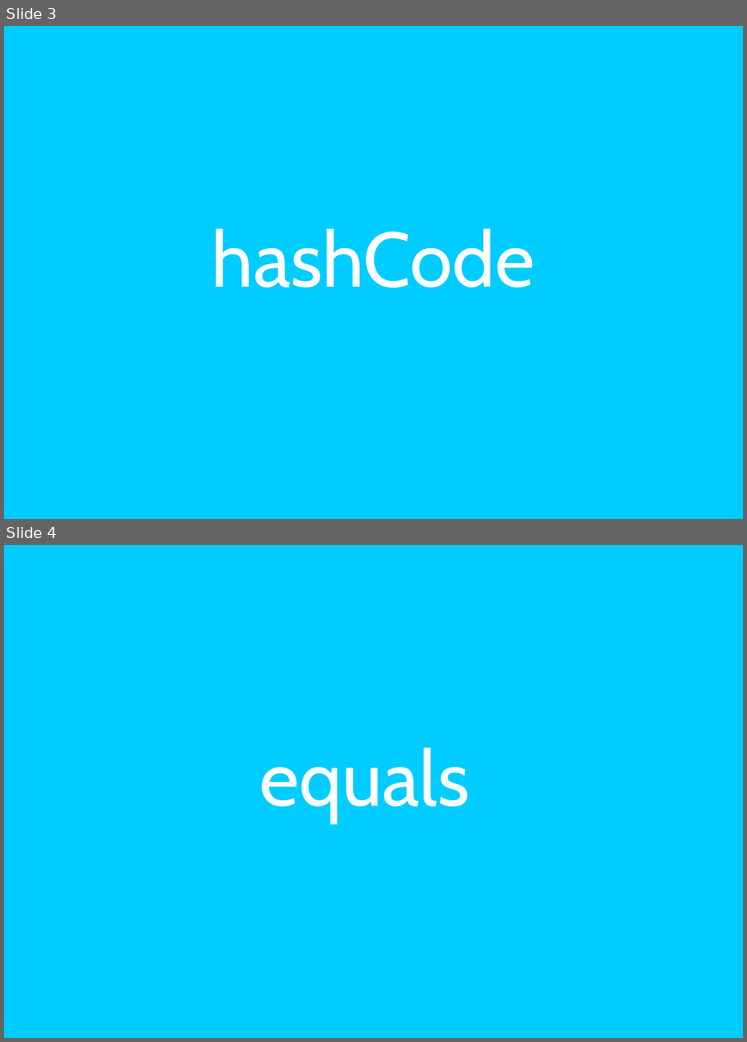
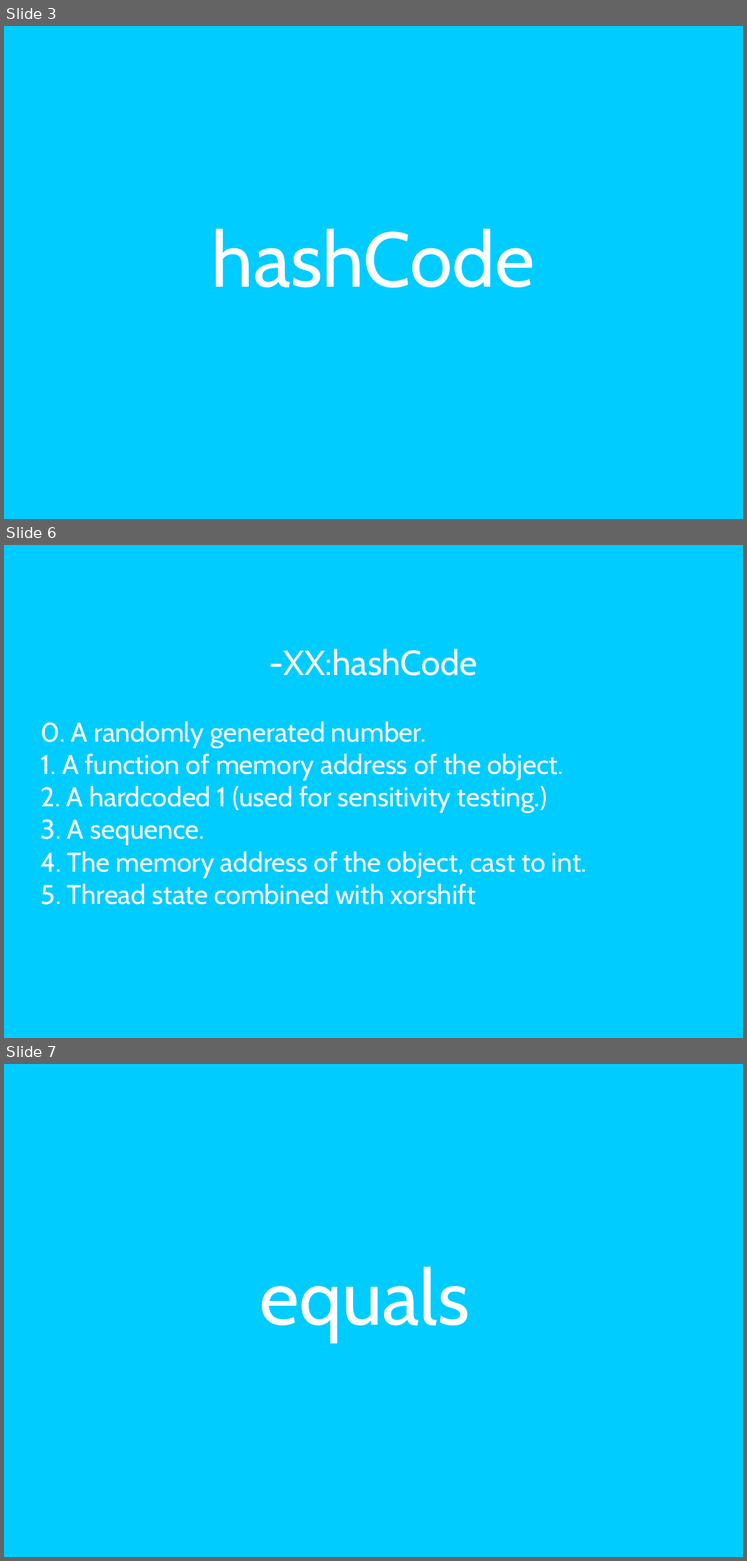
Before and after one commit to mateuszwinnicki/talks, a slide deck: JavaProgrammersMistake/JeszKebabAleCzyWieszCoJestWSrodku.odp. Shown one above the other, each under a label of ours: slides 3 and 4 before the commit, slides 3, 6 and 7 after it; the slides between them are not shown. The pictures are 747x1042 and 747x1561 pixels, drawn with LibreOffice and Linux fonts; fonts in the diff are those of the drawing. Boxes give left, top, right and bottom in pixels: in the first picture for what was removed or moved away, otherwise in the second. Text is boxed around its words. In the diff, an @@ line names an element or a change of style, - is before the commit and + after.

```diff
--- a/JavaProgrammersMistake/JeszKebabAleCzyWieszCoJestWSrodku.odp
+++ b/JavaProgrammersMistake/JeszKebabAleCzyWieszCoJestWSrodku.odp
@@ slide 6 added at bbox=[4, 545, 743, 1038], background #00CCFF @@
@@ text added at bbox=[41, 649, 587, 905], 28 pt, text #FFFFFF @@
+-XX:hashCode
+0. A randomly generated number.
+1. A function of memory address of the object.
+2. A hardcoded 1 (used for sensitivity testing.)
+3. A sequence.
+4. The memory address of the object, cast to int.
+5. Thread state combined with xorshift
@@ what was slide 4 is now slide 7 @@
```
Also in this commit, not shown: 1 slide changed, 9 other slides added, 2 other files.
